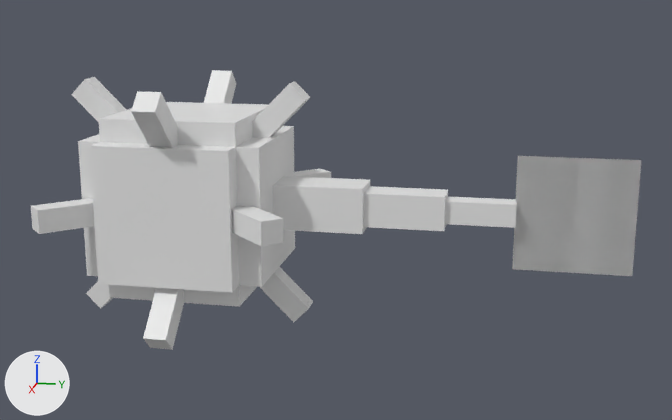
A saved change to the Blender file guardian elder guardian/guardian_elder.blend.
Camera for both pictures: a 50 mm lens placed at (15.79, 5.81, 6.11), pointed at (0.04, 2.66, 2.17). The lights are fixed; the arrows at lower left show +X, +Y and +Z.
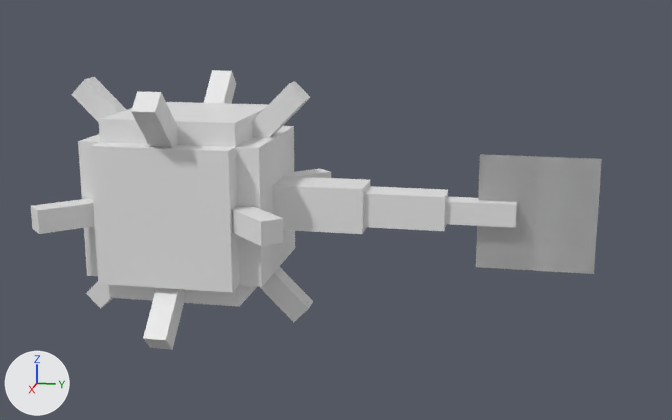
The change in detail:
Object 'Plane' (ob_plane) moves from (0.0, 6.77, 2.25) to (0.0, 6.14, 2.25).
Object 'Plane.001' (ob_plane_001) moves from (0.0, 6.77, 2.25) to (0.0, 6.14, 2.25).

Changed parts and their boxes [x1, y1, x2, y2] in the pictures (672 x 420 px):
'Plane', moved
    before: [518, 156, 641, 275]
    after: [481, 155, 602, 274]
'Plane.001', moved
    before: [512, 157, 632, 276]
    after: [476, 155, 593, 274]
